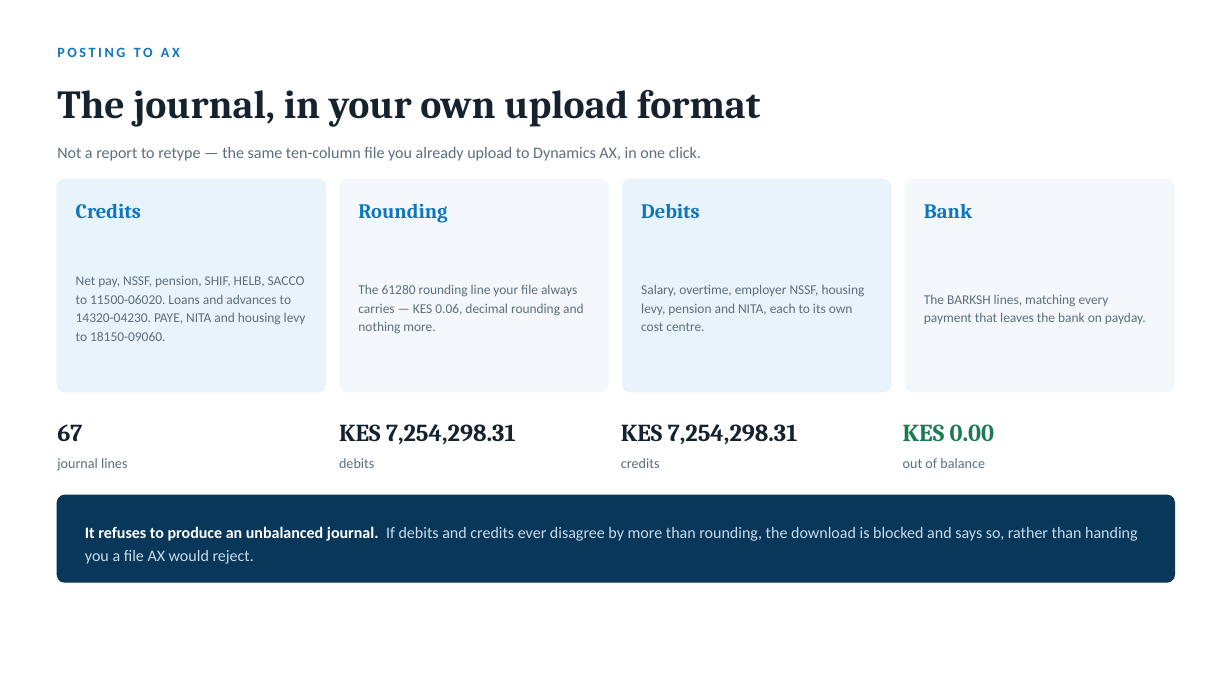
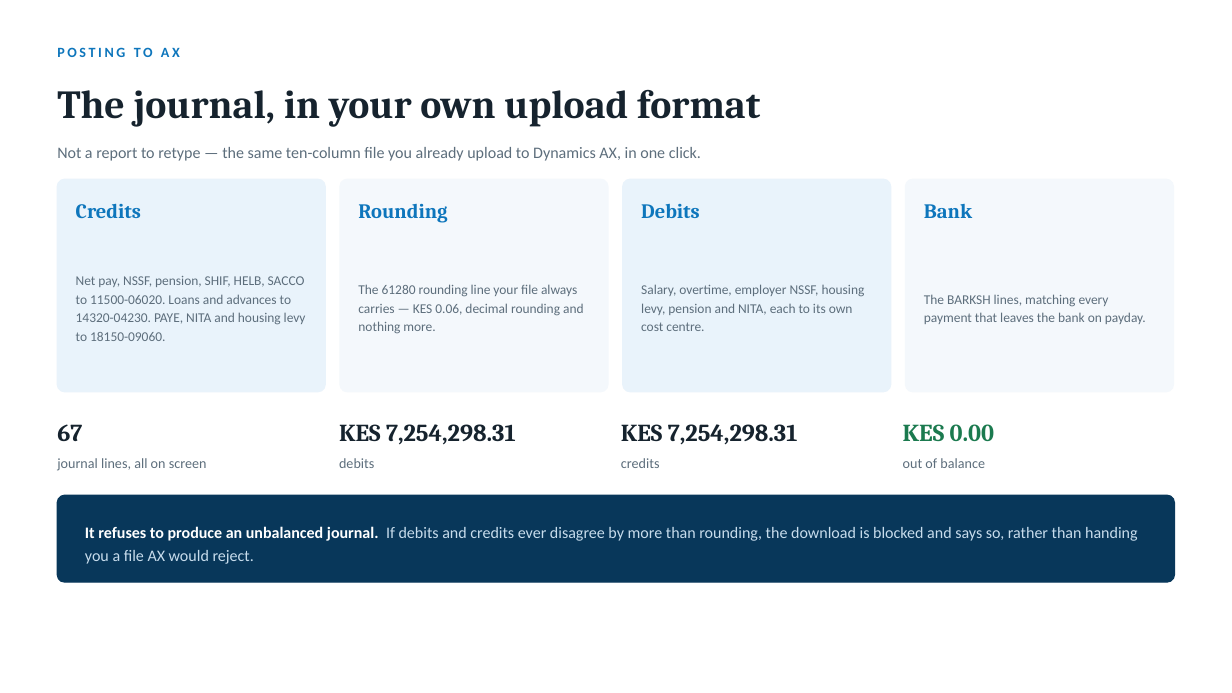
Before and after one commit to SirKuriaMugambi/Nexora, a slide deck: slide 7 of Nexora-Payroll-Presentation.pptx. Drawn at 1232x693 pixels with LibreOffice and Linux fonts; fonts in the diff are those of the drawing. Boxes give left, top, right and bottom in pixels: in the first picture for what was removed or moved away, otherwise in the second. Text is boxed around its words. In the diff, an @@ line names an element or a change of style, - is before the commit and + after.

```diff
--- a/Nexora-Payroll-Presentation.pptx
+++ b/Nexora-Payroll-Presentation.pptx
@@ text at (57, 458, 207, 471): text changed @@
-journal lines
+journal lines, all on screen
```
Also in this commit, not shown: 3 other slides changed.
